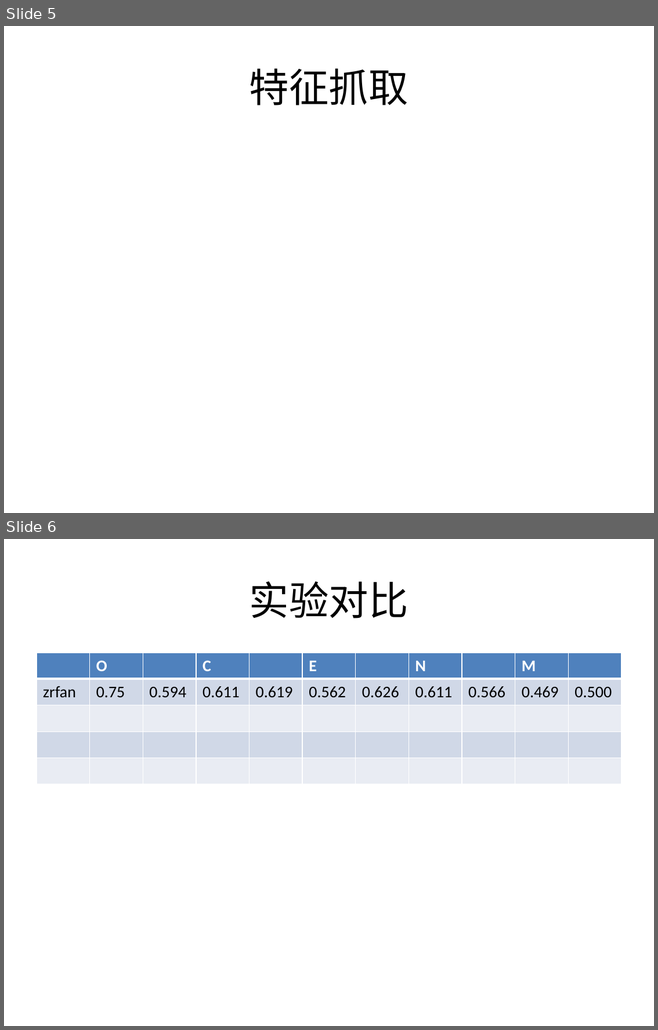
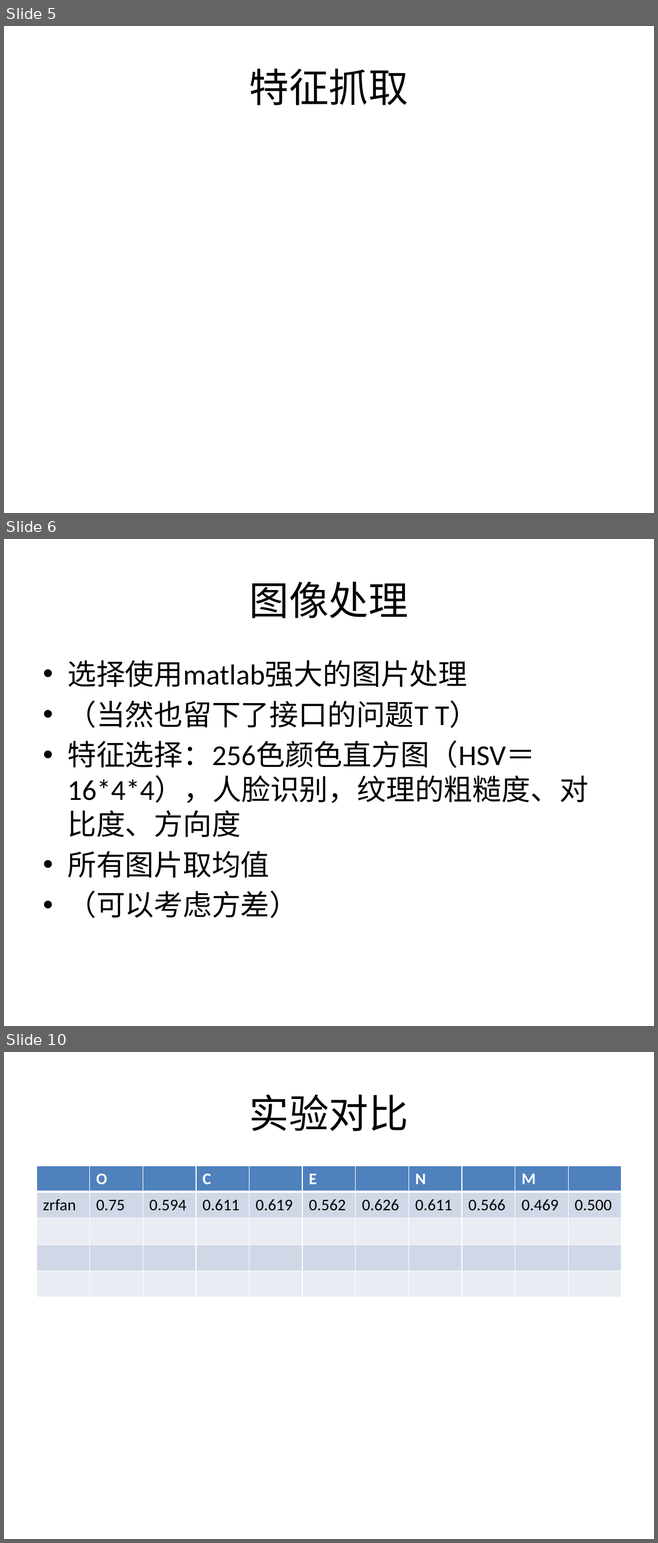
Before and after one commit to east-before-dawn/srt, a slide deck: slides.pptx. Shown one above the other, each under a label of ours: slides 5 and 6 before the commit, slides 5, 6 and 10 after it; the slides between them are not shown. The pictures are 658x1030 and 658x1543 pixels, drawn with LibreOffice and Linux fonts; fonts in the diff are those of the drawing. Boxes give left, top, right and bottom in pixels: in the first picture for what was removed or moved away, otherwise in the second. Text is boxed around its words. In the diff, an @@ line names an element or a change of style, - is before the commit and + after.

```diff
--- a/slides.pptx
+++ b/slides.pptx
@@ slide 6 added at <box>4,539,654,1026</box>, background #FFFFFF @@
@@ title added at <box>249,581,408,618</box>, 44 pt, text #000000 @@
+图像处理
@@ text added at <box>67,660,588,918</box>, 32 pt, text #000000 @@
+• 选择使用matlab强大的图片处理
+• （当然也留下了接口的问题T T）
+• 特征选择：256色颜色直方图（HSV＝16*4*4），人脸识别，纹理的粗糙度、对比度、方向度
+• 所有图片取均值
+• （可以考虑方差）
@@ what was slide 6 is now slide 10 @@
```
Also in this commit, not shown: 3 other slides added.
